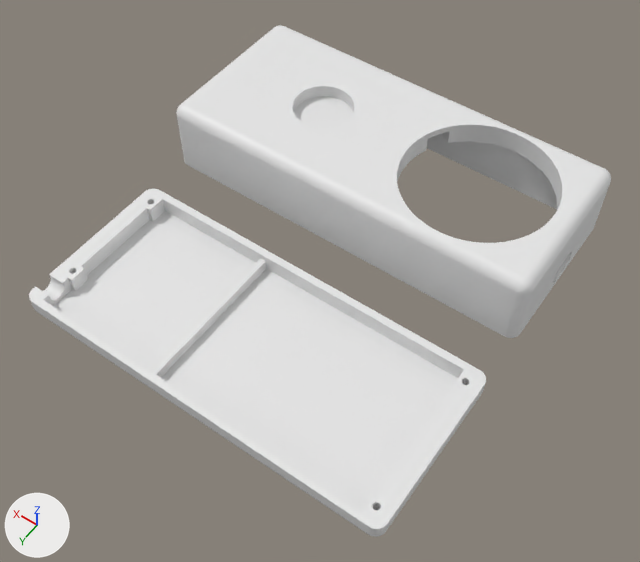
The Blender file [2026] Power Station/04 Split.blend: old version first, new version second.
One viewpoint serves both versions: a camera (50 mm lens) standing at (-0.144, 0.252, 0.312) and looking at (-0.008, 0.061, 0.012). Arrows for +X, +Y and +Z are at lower left; the lights stay in place. The picture after the commit comes second.
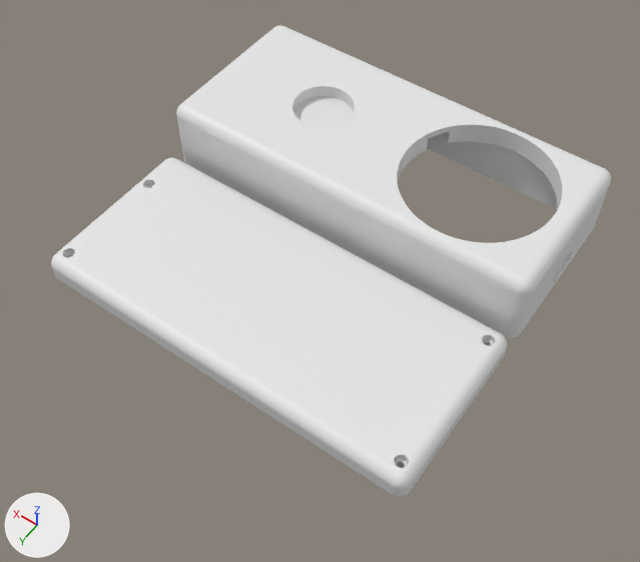
The newer file is also turned or shifted as a whole; pictures and numbers use the older file's frame.

The change in detail:
Object 'Cube.001' (ob_cube_001) moves from (0.0, 0.1, 0.0225) to (0.0, 0.085, -0.0005).
Object 'Cube.001' (ob_cube_001) turns from (0, 0, 0) to (-180, 0, 0) degrees about x, y and z.

Changed parts and their boxes [x1, y1, x2, y2] in the pictures (640 x 562 px):
'Cube.001', moved, turned
    before: [29, 189, 486, 537]
    after: [51, 158, 507, 496]
